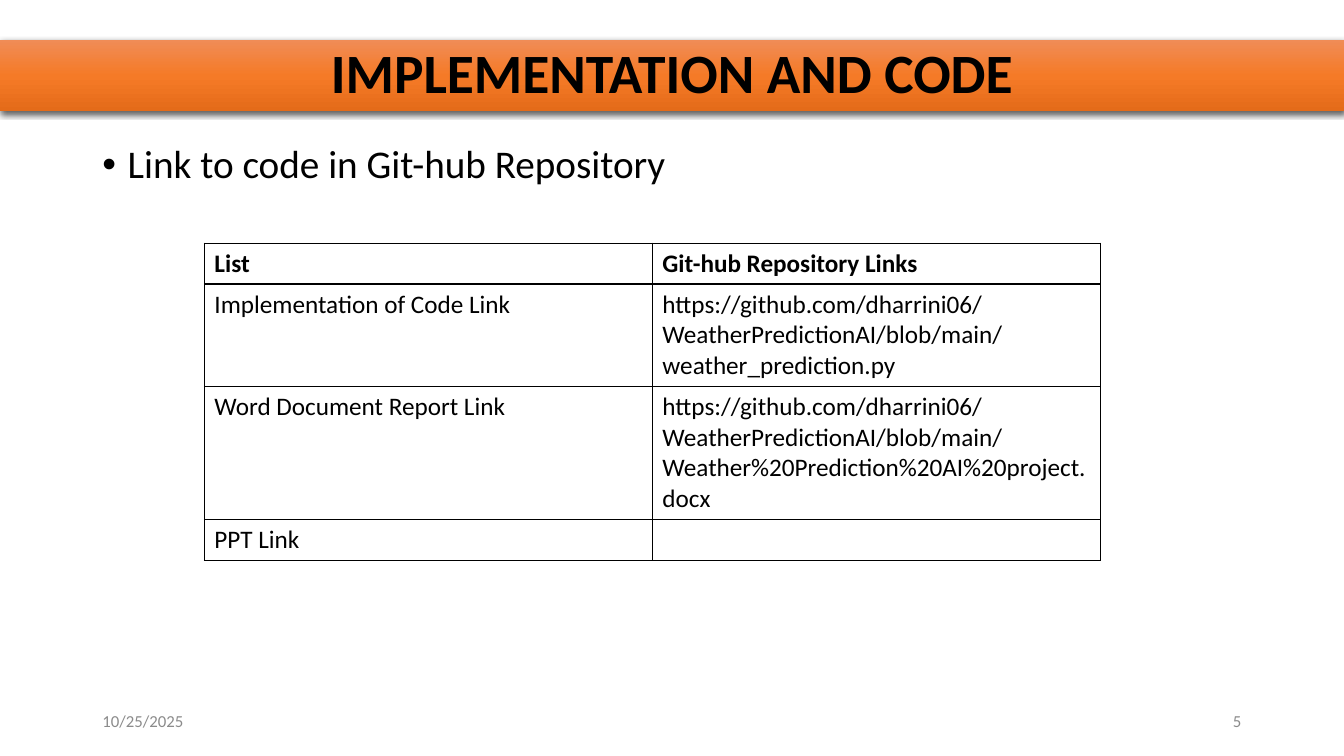
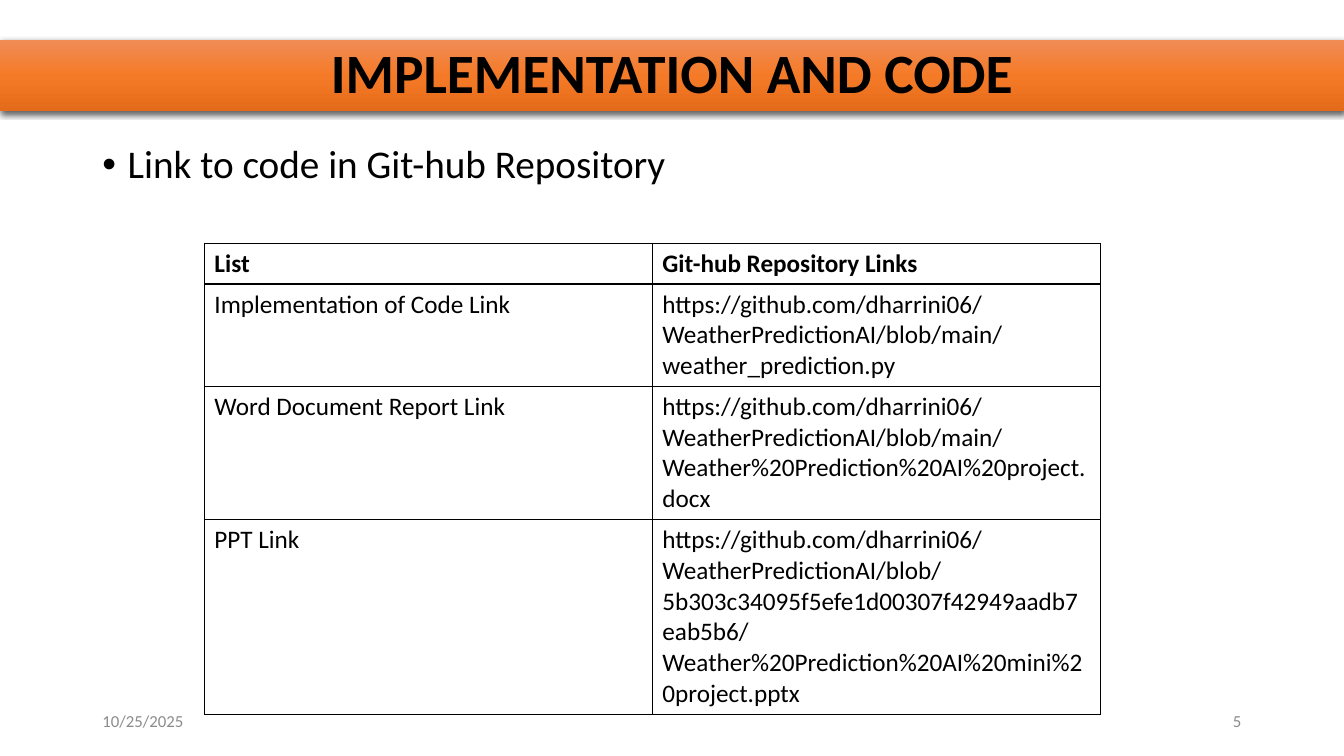
Before and after one commit to dharrini06/WeatherPredictionAI, a slide deck: slide 5 of Weather Prediction AI mini project.pptx. Drawn at 1344x756 pixels with LibreOffice and Linux fonts; fonts in the diff are those of the drawing. Boxes give left, top, right and bottom in pixels: in the first picture for what was removed or moved away, otherwise in the second. Text is boxed around its words. In the diff, an @@ line names an element or a change of style, - is before the commit and + after.

```diff
--- a/Weather Prediction AI mini project.pptx
+++ b/Weather Prediction AI mini project.pptx
@@ table at bbox=[205, 243, 1100, 711] @@
-row 4, column 2: 
+row 4, column 2: https://github.com/dharrini06/WeatherPredictionAI/blob/5b303c34095f5efe1d00307f42949aadb7eab5b6/Weather%20Prediction%20AI%20mini%20project.pptx
```
